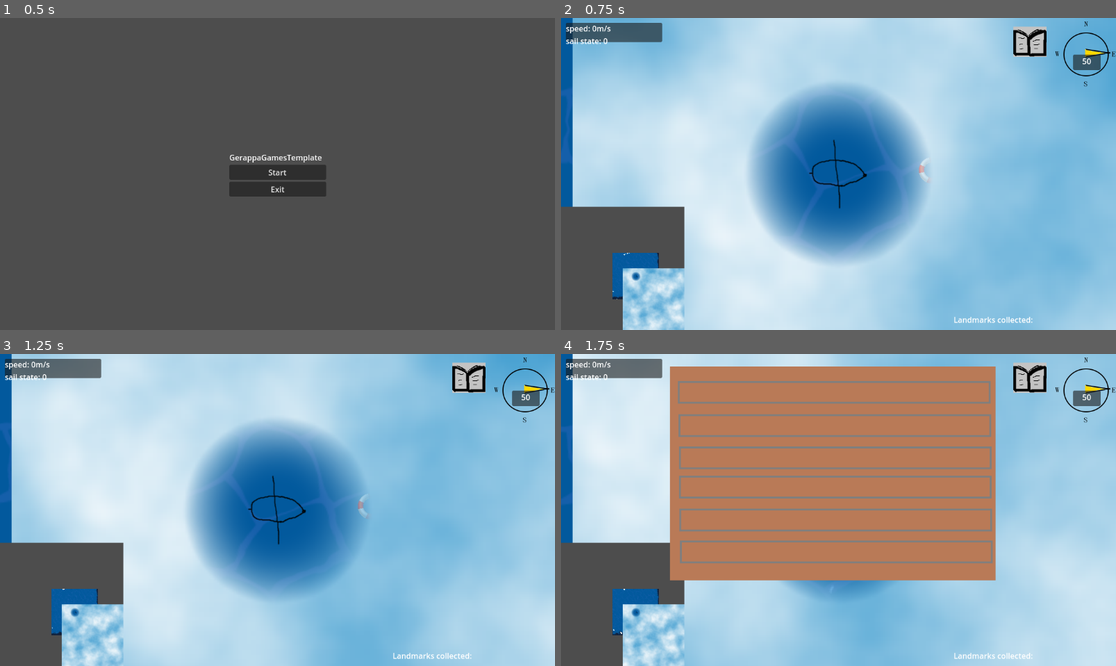
Above: before the commit, frames 1-4 (two rows, left to right).
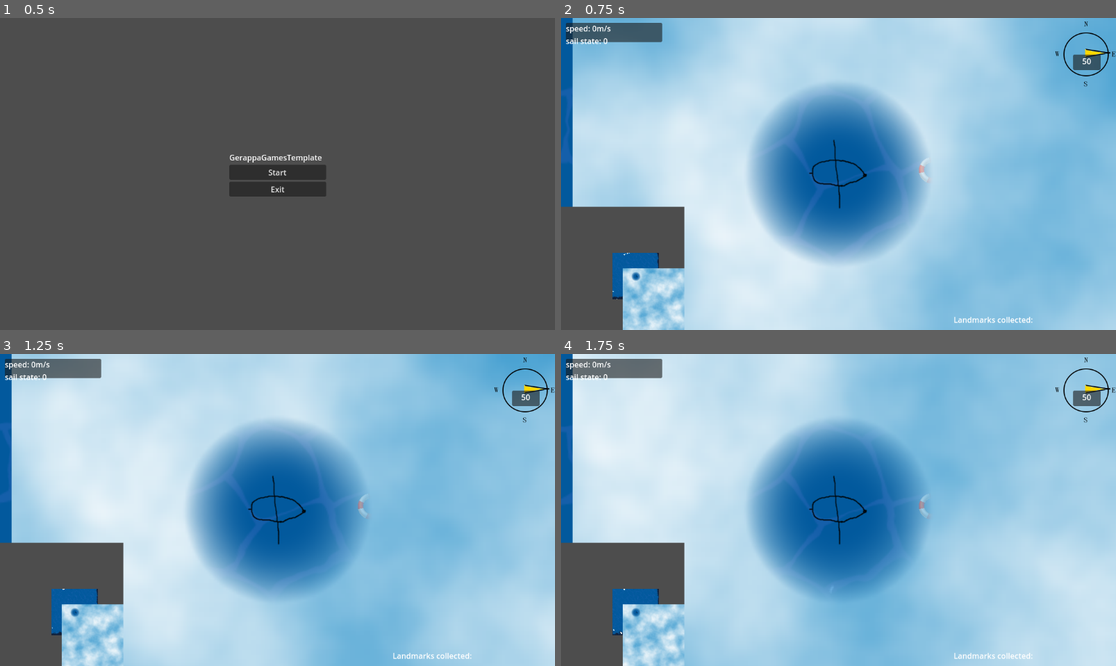
Above: after the commit, the same moments.

Repository: danigeri/AnchorAndAlmanac
Game: Godot game, scene res://Intro/intro.tscn
The game is run twice, just before and just after one commit, with the same random seed, the same clock (stepped at 60 frames per second) and the same inputs. Video files are missing from this copy of the repository; at most half a second of black plays in their place.
Inputs (mouse positions are in pixels of both pictures, inside the frame that each line leads up to):
- Up to frame 1 (0.5 s): no input
- Up to frame 2 (0.75 s): click "Start" at 0.5 s
- Up to frame 3 (1.25 s): no input
- Up to frame 4 (1.75 s): click (1032, 378) at 1.27 s

Frame 1 is identical in both runs. In frame 2, 0.6% of the frame differs, in the area x 81-88%, y 2-13%; in frame 3, 0.6%; in frame 4, 41%, in the area x 19-88%, y 2-73%.

Commit message:
pause with Q

Diff:
--- a/Questlog/Questlog.tscn
+++ b/Questlog/Questlog.tscn
@@ -1,8 +1,9 @@
-[gd_scene load_steps=4 format=3 uid="uid://b1vpe7qknj640"]
+[gd_scene load_steps=5 format=3 uid="uid://b1vpe7qknj640"]
 
 [ext_resource type="Texture2D" uid="uid://c27qcea7m4fe3" path="res://Questlog/temp_questlog_background.png" id="1_jsbvd"]
 [ext_resource type="Script" uid="uid://du4mqeob0p2ak" path="res://Questlog/questlog.gd" id="1_t2jcq"]
 [ext_resource type="Texture2D" uid="uid://baotbgcylycam" path="res://Questlog/quest_text.png" id="2_t2jcq"]
+[ext_resource type="Texture2D" uid="uid://drhjoreit125a" path="res://UI/temp-quest-book.png" id="4_3o5ac"]
 
 [node name="Questlog" type="Node2D"]
 script = ExtResource("1_t2jcq")
@@ -39,3 +40,8 @@
 visible = false
 position = Vector2(8, 215)
 texture = ExtResource("2_t2jcq")
+
+[node name="BookIcon" type="Sprite2D" parent="."]
+position = Vector2(428, -276)
+scale = Vector2(0.4800049, 0.4800049)
+texture = ExtResource("4_3o5ac")
--- a/UI/UI.tscn
+++ b/UI/UI.tscn
@@ -1,8 +1,7 @@
-[gd_scene load_steps=6 format=3 uid="uid://675p0otu3tys"]
+[gd_scene load_steps=5 format=3 uid="uid://675p0otu3tys"]
 
 [ext_resource type="Script" uid="uid://bdhfe81q16ew7" path="res://UI/ui.gd" id="1_qui0h"]
 [ext_resource type="PackedScene" uid="uid://o8or5o3p05wo" path="res://WindMeter/wind_meter.tscn" id="3_0mc3e"]
-[ext_resource type="Texture2D" uid="uid://drhjoreit125a" path="res://UI/temp-quest-book.png" id="3_f1fl4"]
 [ext_resource type="PackedScene" uid="uid://br2d7secgwnnl" path="res://Minimap/Minimap.tscn" id="4_2n5f6"]
 [ext_resource type="PackedScene" uid="uid://b1vpe7qknj640" path="res://Questlog/Questlog.tscn" id="4_e707p"]
 
@@ -49,15 +48,6 @@
 offset_bottom = 638.0
 text = "Landmarks collected:"
 
-[node name="QuestlogButton" type="TextureButton" parent="UserInterface"]
-process_mode = 3
-layout_mode = 0
-offset_left = 939.0
-offset_top = 18.0
-offset_right = 1008.0
-offset_bottom = 81.0
-texture_normal = ExtResource("3_f1fl4")
-
 [node name="Questlog" parent="." instance=ExtResource("4_e707p")]
 visible = false
 z_index = 99
@@ -66,5 +56,3 @@
 
 [node name="Minimap" parent="." instance=ExtResource("4_2n5f6")]
 position = Vector2(60, -4)
-
-[connection signal="pressed" from="UserInterface/QuestlogButton" to="." method="_on_questlog_button_pressed"]
--- a/UI/ui.gd
+++ b/UI/ui.gd
@@ -9,6 +9,15 @@
 
 func _ready() -> void:
 	Globals.checkpoint_collected.connect(_on_checkpoint_collected)
+	process_mode = Node.PROCESS_MODE_ALWAYS
+
+
+func _input(event: InputEvent) -> void:
+	if event is InputEventKey and event.pressed:
+		if event.keycode == KEY_Q:
+			questlog.visible = !questlog.visible
+			get_tree().paused = questlog.visible
+
 
 func _on_checkpoint_collected(_type: int) -> void:
 	## temp code to show collected checkpoints on the UI
@@ -34,8 +43,3 @@
 func update_text() -> void:
 	if debug_label:
 		debug_label.text = ("speed: %.1f m/s\nsail state: %d" % [_speed_mps, _sail_state])
-
-
-func _on_questlog_button_pressed() -> void:
-	questlog.visible = !questlog.visible
-	get_tree().paused = questlog.visible
